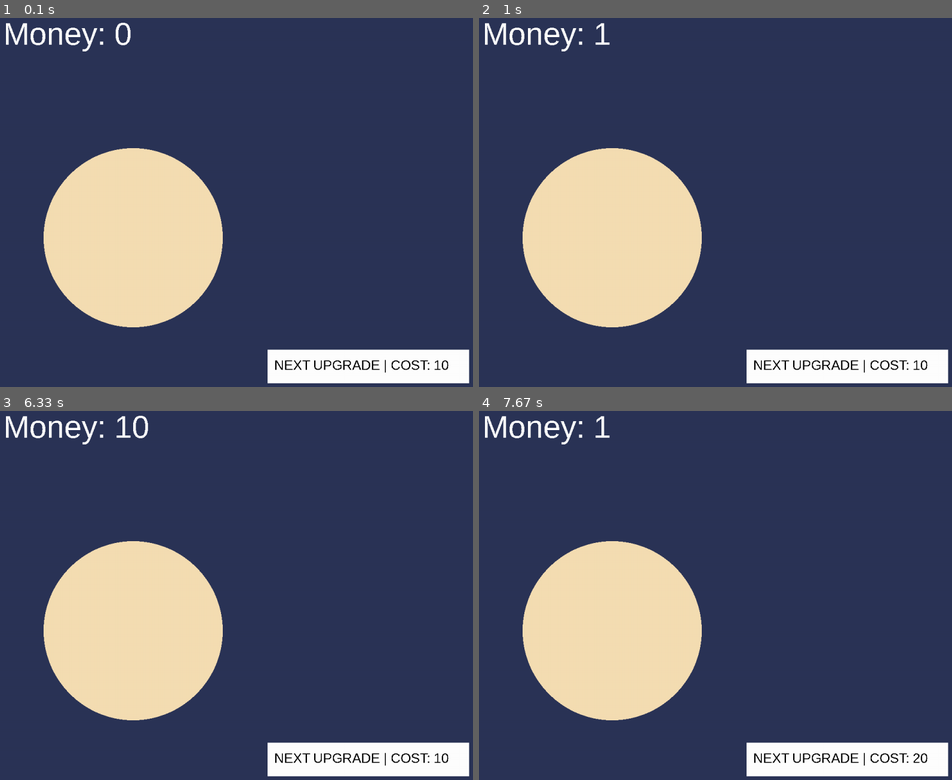
Above: before the commit, frames 1-4 (two rows, left to right).
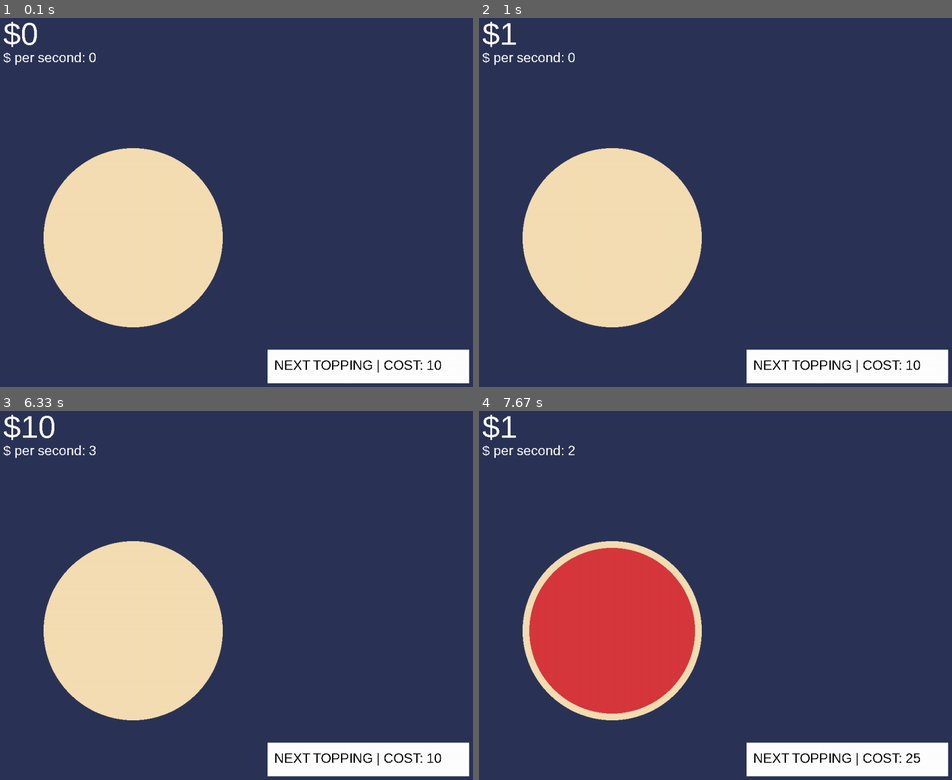
Above: after the commit, the same moments.

Repository: my-dimons/Genius-Hour-2024-Pygame
Game: pygame game, started from games/pizza clicker/pizza_clicker.py
The game is run twice, just before and just after one commit, with the same random seed, the same clock (stepped at 60 frames per second) and the same inputs.
Inputs (mouse positions are in pixels of both pictures, inside the frame that each line leads up to):
- Up to frame 1 (0.1 s): no input
- Up to frame 2 (1 s): click (847, 364) at 0.38 s, where only the run after the commit has a clickable "NEXT TOPPING | COST: 10"; click (616, 243) at 0.72 s
- Up to frame 3 (6.33 s): click (99, 562) at 1.05 s; click (141, 543) at 1.88 s; click (94, 672) at 4.22 s; click (99, 573) at 4.55 s; click (108, 543) at 4.88 s; click (141, 709) at 5.22 s; click (108, 602) at 5.55 s; click (151, 595) at 5.88 s; click (151, 547) at 6.22 s
- Up to frame 4 (7.67 s): click (578, 658) at 6.55 s; click (776, 754) at 6.88 s

The runs differ from the first frame. In frame 1, 1.3% of the frame differs, in the area x 0-95%, y 0-97%; in frame 2, 1.2%; in frame 3, 1.4%; in frame 4, 14%.

Commit message:
added toppings + small changes

Diff:
--- a/games/pizza clicker/pizza_clicker.py
+++ b/games/pizza clicker/pizza_clicker.py
@@ -13,6 +13,8 @@
 WHITE = 255, 255, 255
 BROWN = 245, 222, 179
 BACKGROUND_COLOR = 43, 52, 87
+SAUCE_COLOR = 214, 56, 61
+CHEESE_COLOR = 242, 217, 51
 
 #PIZZA
 PIZZA_RADIUS = 200
@@ -21,9 +23,14 @@
 #UPGRADES
 MULTIPLIER_ADD = 1
 UPGRADE_COST = 10
-UPGRADE_COST_INCREASE = 2
+UPGRADE_COST_INCREASE = 2.5
 UPGRADE_WIDTH = 450
 UPGRADE_HEIGHT = 75
+
+#TOPPINGS
+SAUCE_RADIUS = PIZZA_RADIUS - 15
+CHEESE_RADIUS = PIZZA_RADIUS - 21
+
 #CURRANCY
 MONEY = 0 #PEPS IS MAIN CURRANCY
 
@@ -31,27 +38,48 @@
 WIN = pygame.display.set_mode((WIDTH, HEIGHT))
 pygame.display.set_caption("work pls")
 
-def draw_window(peps_text, upgrade_text, upgrade_multiplier_button): #UPDATE DISPLAY
+def draw_window(money_text, upgrade_text, upgrade_multiplier_button, toppings_unlocked, money_per_second): #UPDATE DISPLAY
     WIN.fill(BACKGROUND_COLOR)
+    #PIZZA
     pygame.draw.circle(WIN, BROWN, PIZZA_POS, PIZZA_RADIUS)
 
+    #SAUCE
+    if toppings_unlocked >= 1:
+        pygame.draw.circle(WIN, SAUCE_COLOR, PIZZA_POS, SAUCE_RADIUS)
+
+    #CHEESE
+    if toppings_unlocked >= 2:
+        pygame.draw.circle(WIN, CHEESE_COLOR, PIZZA_POS, CHEESE_RADIUS)
 
     pygame.draw.rect(WIN, WHITE, pygame.Rect(upgrade_multiplier_button.x, upgrade_multiplier_button.y, upgrade_multiplier_button.width, upgrade_multiplier_button.height))
 
-    WIN.blit(peps_text, (10,5))
+    WIN.blit(money_per_second, (10, 80))
+    WIN.blit(money_text, (10, 5))
     upgrade_text_rect = upgrade_text.get_rect(center=(upgrade_multiplier_button.x + upgrade_text.get_rect().width/2 + 15, upgrade_multiplier_button.y + upgrade_text.get_rect().height))
     WIN.blit(upgrade_text, upgrade_text_rect)
     pygame.display.update()
 
 def main():
-    pizza = pygame.draw.circle(WIN, BROWN, PIZZA_POS, PIZZA_RADIUS)
-    upgrade_multiplier = pygame.Rect(WIDTH/2, HEIGHT - HEIGHT/4, UPGRADE_WIDTH, UPGRADE_HEIGHT)
+    # Money
     money = 0
     money_muliplier = 1
     multiplier_cost = 10
+    money_per_second = 0
+    money_per_second_count = 0
 
+    toppings_unlocked = 0
+    pizza = pygame.draw.circle(WIN, BROWN, PIZZA_POS, PIZZA_RADIUS)
+    upgrade_multiplier = pygame.Rect(WIDTH/2, HEIGHT - HEIGHT/4, UPGRADE_WIDTH, UPGRADE_HEIGHT)
+
+    # Font
     font = pygame.font.SysFont('Arial', 70)
     small_font = pygame.font.SysFont('Arial', 30)
+
+    # Timers
+    money_per_second_interval = 1000 # 1 seconds
+    money_per_second_timer = pygame.USEREVENT + 1
+    pygame.time.set_timer(money_per_second_timer , money_per_second_interval)
+
     run = True
     clock = pygame.time.Clock()
     while run:
@@ -59,27 +87,40 @@
         for event in pygame.event.get():
             mouse_pos = pygame.mouse.get_pos()
             if event.type == pygame.MOUSEBUTTONDOWN:
+                # Add money
                 if(clicked_circle(pizza, PIZZA_RADIUS)):
-                    money += int(1 * money_muliplier)
+                    add_money = int(1 * money_muliplier)
+                    money += add_money
+                    money_per_second_count += add_money
+
                     print("---MONEY---")
                     print(money)
                     print("---MONEY---")
+
+                # Increase money and add new topping on upgrade click
                 if upgrade_multiplier.collidepoint(mouse_pos):
                     if(money >= multiplier_cost):
                         money_muliplier += 1
                         money -= int(multiplier_cost)
                         multiplier_cost *= UPGRADE_COST_INCREASE
                         int(multiplier_cost)
+                        toppings_unlocked += 1
                         print("---MULTIPLIER---")
                         print(money_muliplier)
                         print("---MULTIPLIER---")
                     else:
                         print("ERROR, NOT ENOUGH MONEY")
+            elif event.type == money_per_second_timer:
+                money_per_second = money_per_second_count
+                money_per_second_count = 0
+                print("MONEY PER SECOND: " + str(money_per_second))
             if event.type == pygame.QUIT:
                 run = False
-        peps_text = font.render('Money: ' + str(int(money)), False, WHITE)
-        upgrade_text = small_font.render('NEXT UPGRADE | COST: ' + str(int(multiplier_cost)), False, BLACK)
-        draw_window(peps_text, upgrade_text, upgrade_multiplier)
+        money_text = font.render('$' + str(int(money)), False, WHITE)
+        money_per_second_text = small_font.render('$ per second: ' + str(int(money_per_second)), False, WHITE)
+        upgrade_text = small_font.render('NEXT TOPPING | COST: ' + str(int(multiplier_cost)), False, BLACK)
+
+        draw_window(money_text, upgrade_text, upgrade_multiplier, toppings_unlocked, money_per_second_text)
 
 def clicked_circle(self, radius):
     mouse_x, mouse_y = pygame.mouse.get_pos()
@@ -90,3 +131,8 @@
 
 if __name__ == "__main__":
     main()
+
+#TODO
+# (CHANGE) Center money text
+# (ADD)    MORE TOPPINGS
+# (ADD)    Money per second buildings
